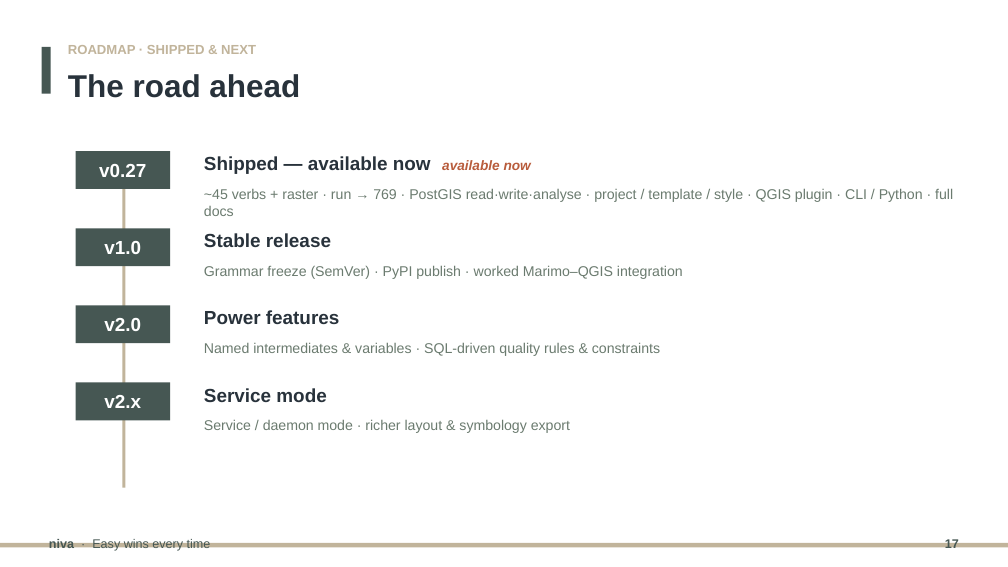
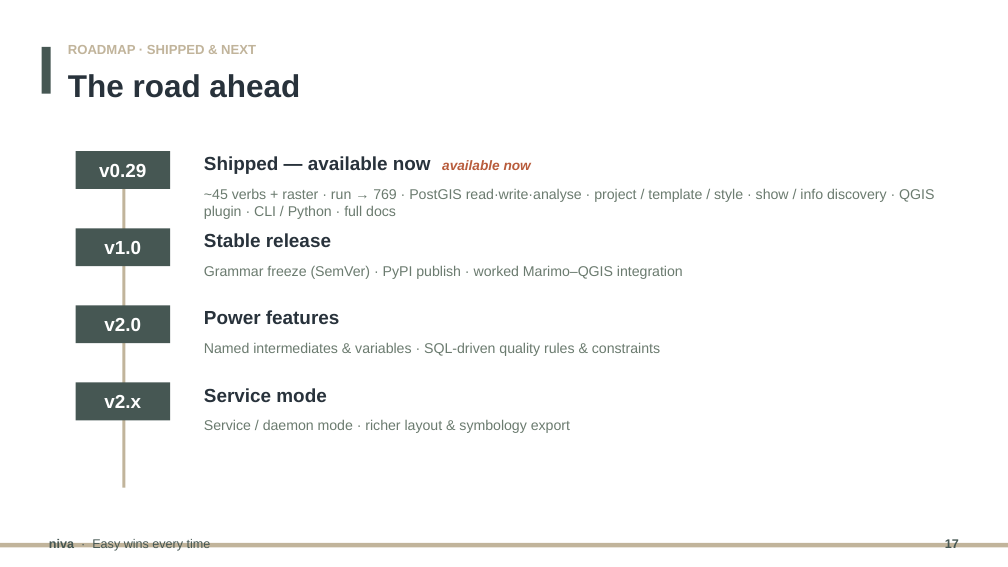
Before and after one commit to johnzastrow/niva, a slide deck: slide 17 of docs/presentation/niva_pitch.pptx. Drawn at 1008x567 pixels with LibreOffice and Linux fonts; fonts in the diff are those of the drawing. Boxes give left, top, right and bottom in pixels: in the first picture for what was removed or moved away, otherwise in the second. Text is boxed around its words. In the diff, an @@ line names an element or a change of style, - is before the commit and + after.

```diff
--- a/docs/presentation/niva_pitch.pptx
+++ b/docs/presentation/niva_pitch.pptx
@@ text at (99,164,146,177): text changed @@
-v0.27
+v0.29
@@ text at (204,189,934,219): text changed @@
-~45 verbs + raster · run → 769 · PostGIS read·write·analyse · project / template / style · QGIS plugin · CLI / Python · full docs
+~45 verbs + raster · run → 769 · PostGIS read·write·analyse · project / template / style · show / info discovery · QGIS plugin · CLI / Python · full docs
```
Also in this commit, not shown: 1 other slide changed, 4 other files.
